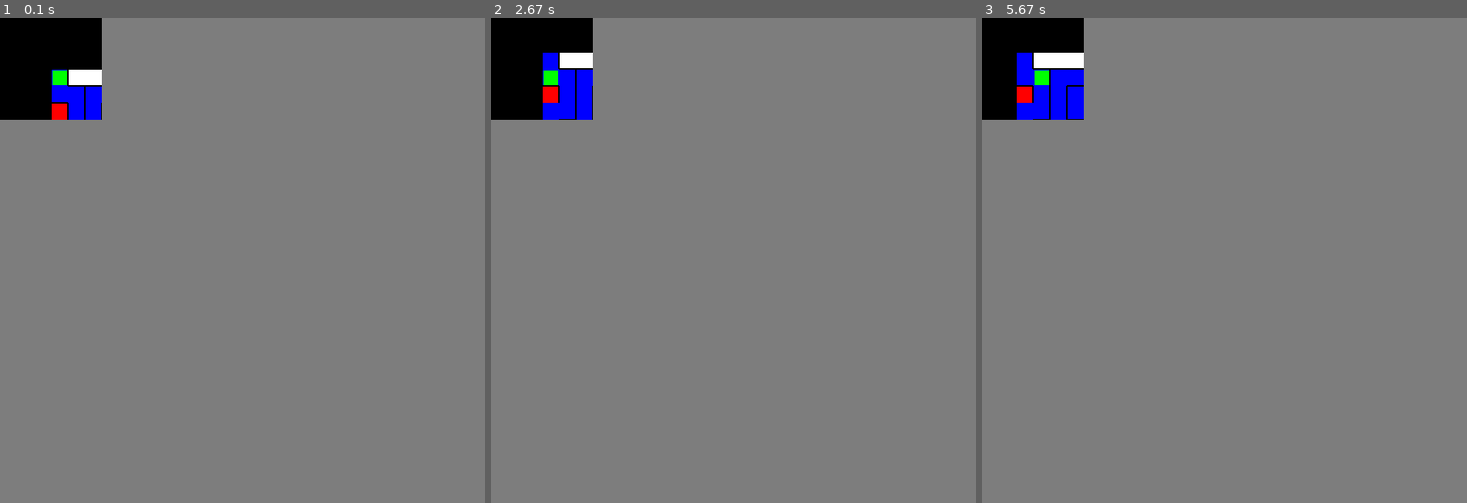
Above: before the commit, frames 1-3 (left to right).
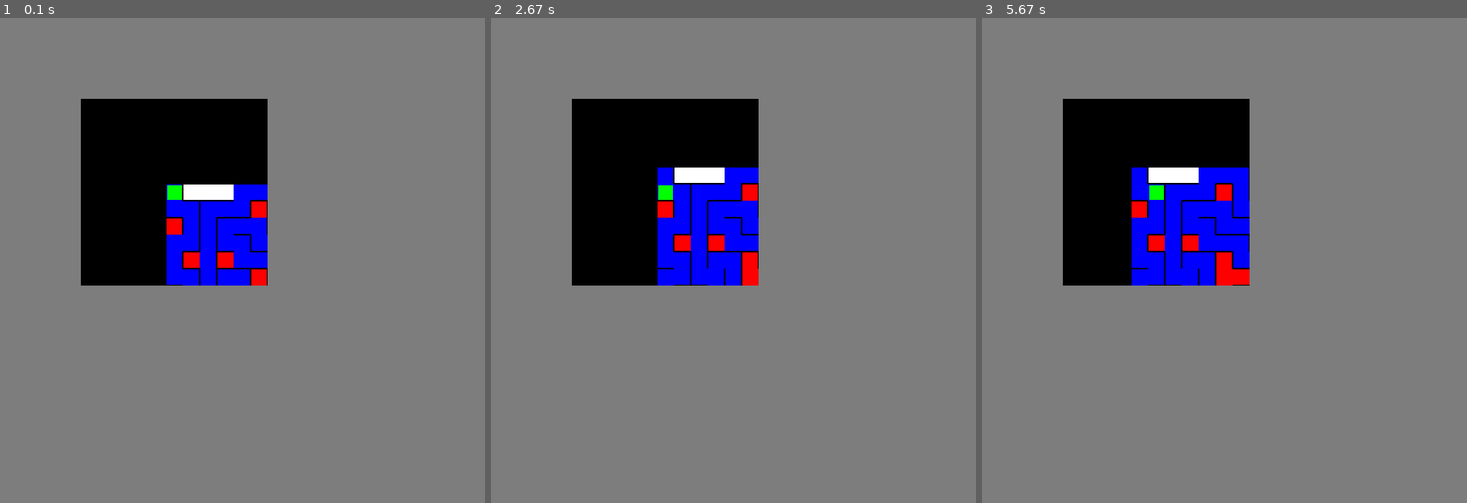
Above: after the commit, the same moments.

Repository: MartinRB45534/Escape
Game: pygame game, started from test_pygame.py
Same seed, same stepped clock (60 frames per second), same inputs: the game is played once before the commit and once after it.
Inputs:
- Up to frame 1 (0.1 s): no input
- Up to frame 2 (2.67 s): hold Right 0.33-0.8 s; hold Down from 2.4 s (still down)
- Up to frame 3 (5.67 s): release Down at 2.87 s; hold Up 3.33-3.7 s; hold Down 4.4-4.77 s; hold Right from 5.3 s (still down)

The runs differ from the first frame. In frame 1, 19% of the frame differs, in the area x 0-56%, y 0-56%; in frame 2, 19%; in frame 3, 19%.

Commit message:
correction bugs sur le zoom+posibilité de décaler le labyrinthe sur la fenetre

Diff:
--- a/Joueur.py
+++ b/Joueur.py
@@ -60,8 +60,8 @@
 
         coordonnées = self.position
 
-    def dessine_toi(self,screen,decalage):
-        pygame.draw.rect(screen, pygame.Color(0,255,0),((decalage[0])*(LARGEUR_CASE+LARGEUR_MUR)+2,(decalage[1])*(LARGEUR_CASE+LARGEUR_MUR)+2,LARGEUR_CASE-2*LARGEUR_MUR,LARGEUR_CASE-2*LARGEUR_MUR))
+    def dessine_toi(self,screen,decalage,position_screen):
+        pygame.draw.rect(screen, pygame.Color(0,255,0),((decalage[0])*(LARGEUR_CASE+LARGEUR_MUR)+2+position_screen[0],(decalage[1])*(LARGEUR_CASE+LARGEUR_MUR)+2+position_screen[1],LARGEUR_CASE-2*LARGEUR_MUR,LARGEUR_CASE-2*LARGEUR_MUR))
 
     def get_position(self):
         return self.position
--- a/Labyrinthe.py
+++ b/Labyrinthe.py
@@ -56,8 +56,15 @@
         position_x=position_screen[0]
         position_y=position_screen[1]
 
-        for x in range(joueur_x-largeur//2,joueur_x+largeur//2):
-            for y in range(joueur_y-hauteur//2,joueur_y+hauteur//2):
+        min_x=joueur_x-largeur//2
+        max_x=joueur_x+largeur-largeur//2
+
+        min_y=joueur_y-hauteur//2
+        max_y=joueur_y+hauteur-hauteur//2
+
+
+        for x in range(min_x,max_x):
+            for y in range(min_y,max_y):
 
                 if (x<0 or x>=self.largeur) or (y<0 or y>=self.hauteur):
                     pygame.draw.rect(screen,(0,0,0),(position_x,position_y,self.tailleCase+self.tailleMur,self.tailleCase+self.tailleMur))
--- a/test_pygame.py
+++ b/test_pygame.py
@@ -19,11 +19,13 @@
 textWin = font.render("Vous avez gagné!! \(^o^)/", True, (128, 0, 0))
 
 #varaibles correspondants a la largeur et la hauteur du zoom
-zoom_largeur=6
-zoom_hauteur=6
+zoom_largeur=11
+zoom_hauteur=11
 
-lab.dessine_toi(screen,joueur.position,(0,0),zoom_largeur,zoom_hauteur)
-joueur.dessine_toi(screen,(zoom_largeur//2,zoom_hauteur//2))
+position_screen=(100,100)
+
+lab.dessine_toi(screen,joueur.position,position_screen,zoom_largeur,zoom_hauteur)
+joueur.dessine_toi(screen,(zoom_largeur//2,zoom_hauteur//2),position_screen)
 
 #objet qui permet de gérer le temps en pygame
 clock = pygame.time.Clock()
@@ -52,8 +54,8 @@
     #si on détecte un mouvement on redessine l'écran
     if move:
         screen.fill((125,125,125))
-        lab.dessine_toi(screen,joueur.position,(0,0),7,7)
-        joueur.dessine_toi(screen,(zoom_largeur//2,zoom_hauteur//2))
+        lab.dessine_toi(screen,joueur.position,position_screen,zoom_largeur,zoom_hauteur)
+        joueur.dessine_toi(screen,(zoom_largeur//2,zoom_hauteur//2),position_screen)
 
     if lab.as_gagner(joueur.get_position()):
         screen.fill((255,255,255))
